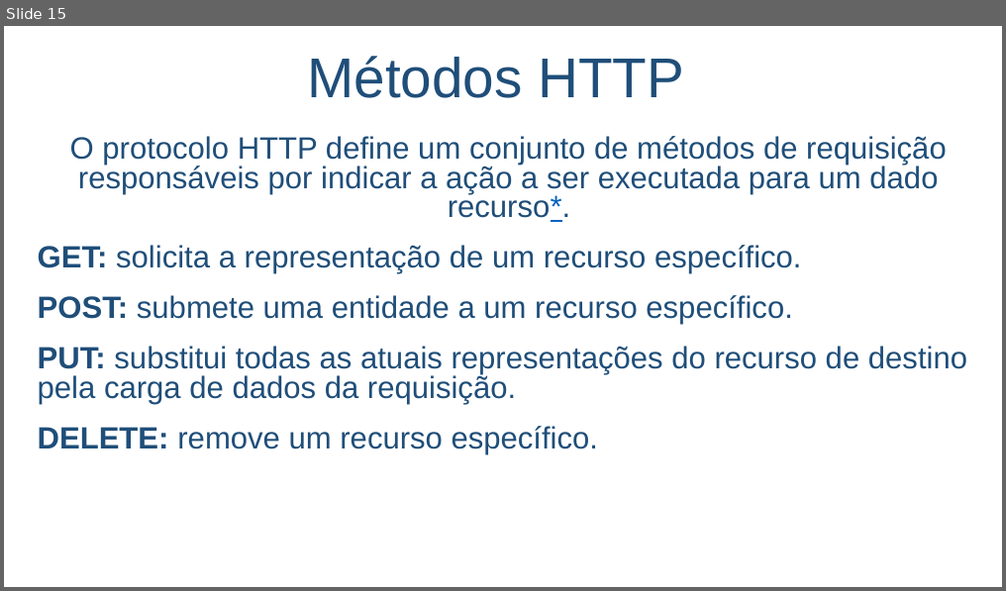
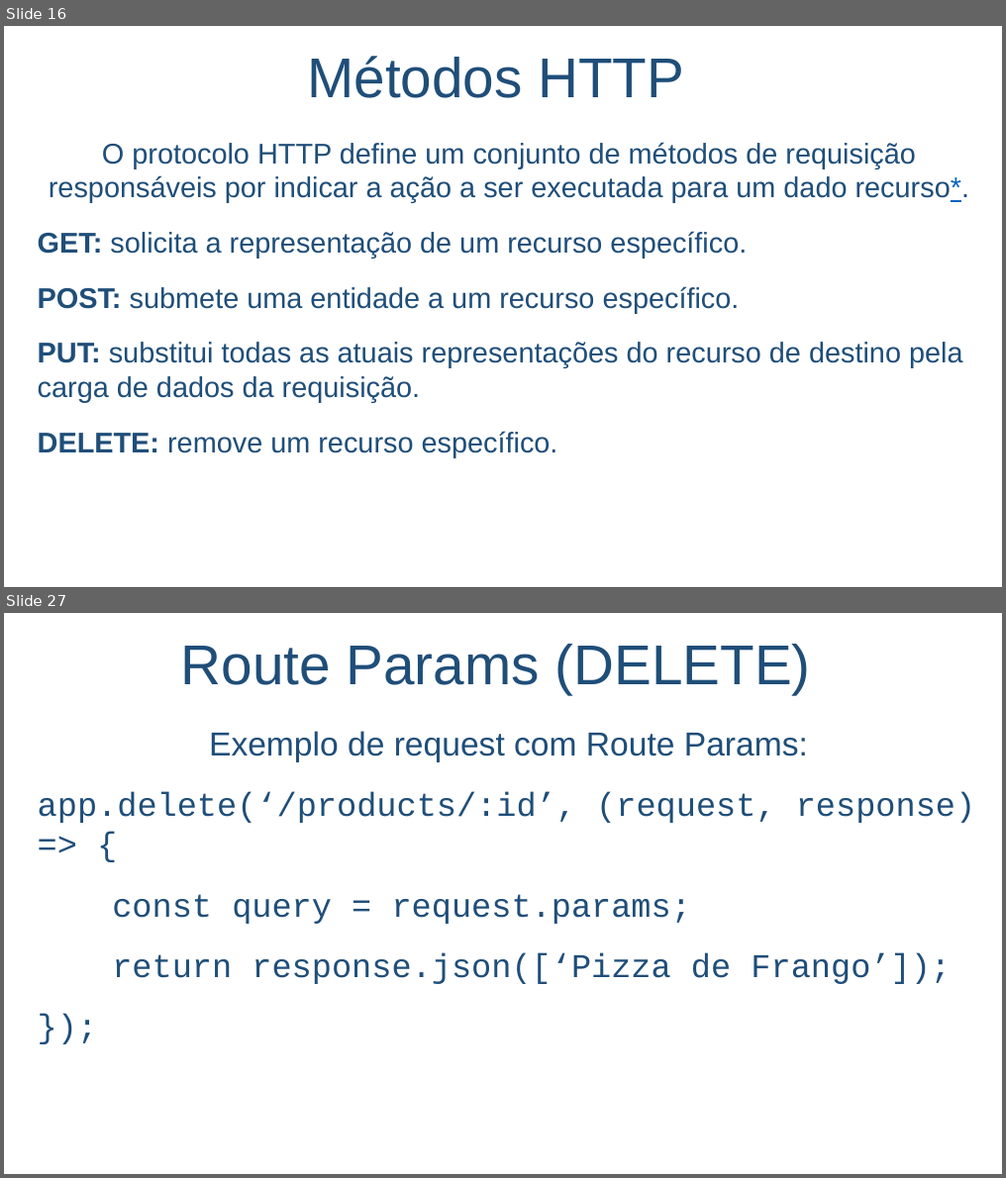
Before and after one commit to salmo-jr/public-slides, a slide deck: node-js.pptx. Shown one above the other, each under a label of ours: slide 15 before the commit, slides 16 and 27 after it; the slides between them are not shown. The pictures are 1006x591 and 1006x1178 pixels, drawn with LibreOffice and Linux fonts; fonts in the diff are those of the drawing; background and template pictures are left out. Boxes give left, top, right and bottom in pixels: in the first picture for what was removed or moved away, otherwise in the second. Text is boxed around its words. In the diff, an @@ line names an element or a change of style, - is before the commit and + after.

```diff
--- a/node-js.pptx
+++ b/node-js.pptx
@@ slide 27 added at [4,613,1002,1174], background picture (left out) @@
@@ text added at [181,644,811,694], 54 pt, text #1F4E79 @@
+Route Params (DELETE)
@@ text added at [38,731,975,984], 32 pt, text #1F4E79 @@
+Exemplo de request com Route Params:
+app.delete(‘/products/:id’, (request, response) => {
+const query = request.params;
+return response.json([‘Pizza de Frango’]);
+});
@@ what was slide 15 is now slide 16 @@
@@ slide 16 changed as well @@
@@ text "O protocolo HTTP define um ..." at [38,142,970,458]: size 29.6 to 27.5 pt; line spacing 0.8 to 1 @@
```
Also in this commit, not shown: 8 other slides changed, 14 other slides added.
